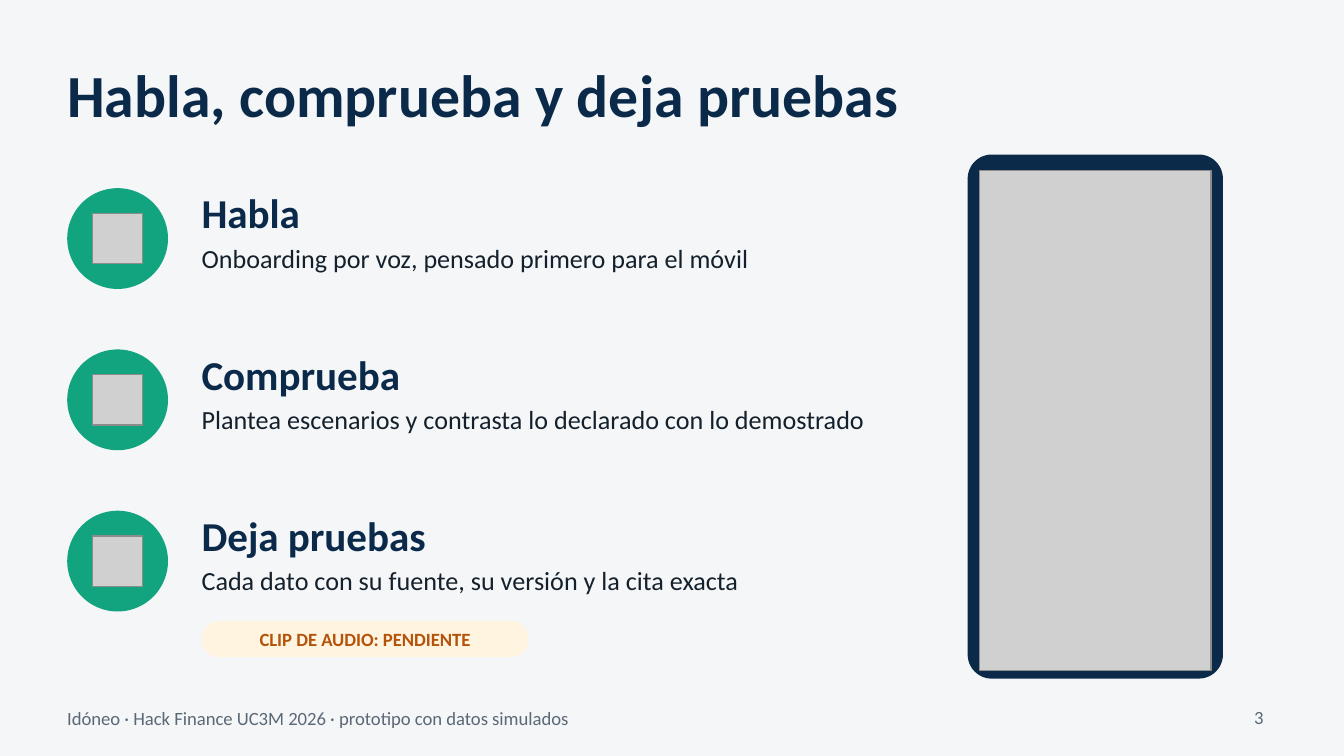
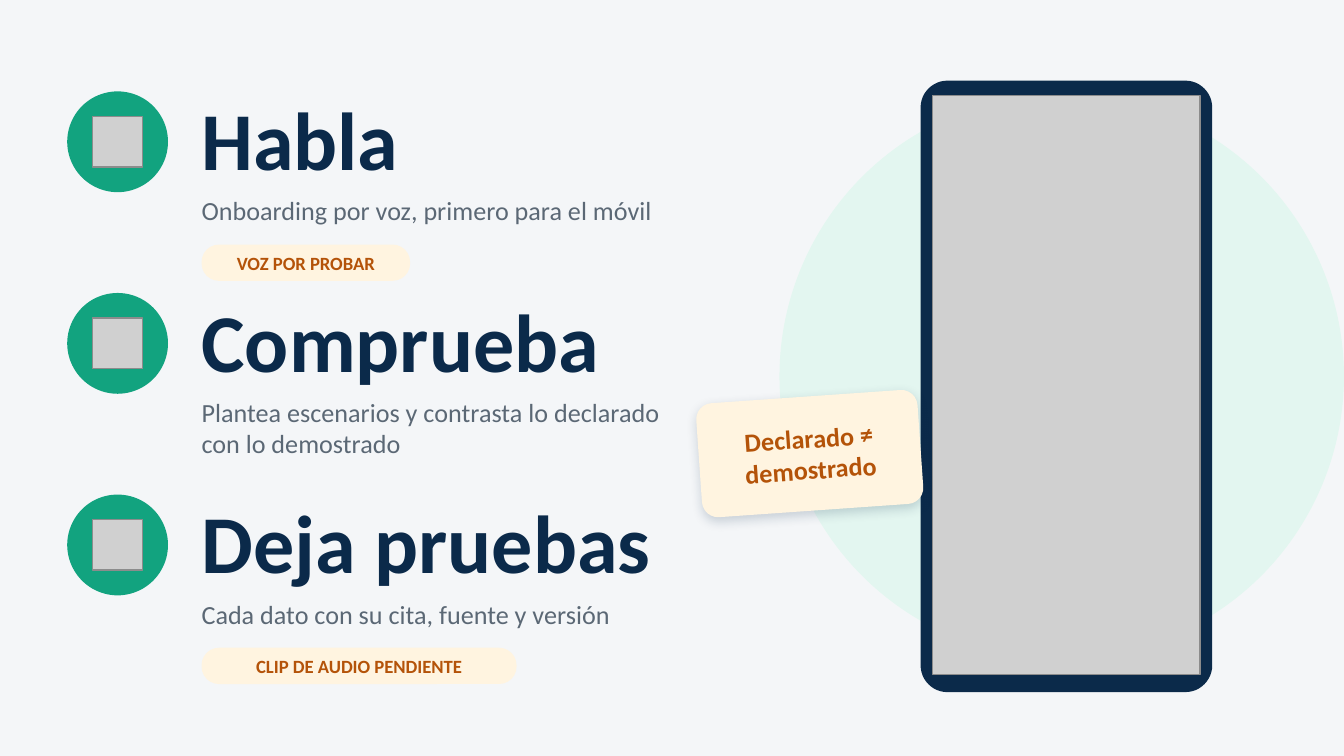
Before and after one commit to fernanrama/idoneo, a slide deck: slide 3 of gestion/comunicacion/Idoneo_presentacion.pptx. Drawn at 1344x756 pixels with LibreOffice and Linux fonts; fonts in the diff are those of the drawing; grey boxes stand for pictures. Boxes give left, top, right and bottom in pixels: in the first picture for what was removed or moved away, otherwise in the second. Text is boxed around its words. In the diff, an @@ line names an element or a change of style, - is before the commit and + after.

```diff
--- a/gestion/comunicacion/Idoneo_presentacion.pptx
+++ b/gestion/comunicacion/Idoneo_presentacion.pptx
@@ title removed at <box>67,75,898,127</box> @@
-Habla, comprueba y deja pruebas
@@ text "Habla": place and size @@
-text "Habla" at <box>202,199,300,229</box>
+text "Habla" at <box>202,112,399,171</box>
@@ rounded rectangle: place and size @@
-rounded rectangle at <box>968,155,1223,679</box>
+rounded rectangle at <box>921,81,1212,692</box>
@@ rounded rectangle at <box>921,81,1212,692</box>: proportions changed @@
@@ ellipse: place and size @@
-ellipse at <box>67,188,168,289</box>
+ellipse at <box>67,91,168,192</box>
@@ picture: place and size @@
-picture at <box>93,214,144,265</box>
+picture at <box>93,117,144,168</box>
@@ ellipse added at <box>780,94,1344,659</box>, fill #E3F6F0 @@
@@ picture: place and size @@
-picture at <box>980,171,1211,671</box>
+picture at <box>933,95,1200,675</box>
@@ text at <box>202,202,651,225</box>: text changed; text colour #14202B to #5B6875 @@
-Onboarding por voz, pensado primero para el móvil
+Onboarding por voz, primero para el móvil
@@ rounded rectangle added at <box>202,245,410,281</box>, fill #FFF4E0, 10 pt, text #B45309, bold @@
+VOZ POR PROBAR
@@ ellipse: place and size @@
-ellipse at <box>67,349,168,450</box>
+ellipse at <box>67,293,168,394</box>
@@ size 22 to 44 pt in 3 elements at <box>202,112,399,171</box>, <box>202,515,651,587</box>, <box>202,314,599,385</box> @@
@@ text "Comprueba": place and size @@
-text "Comprueba" at <box>202,361,400,397</box>
+text "Comprueba" at <box>202,314,599,385</box>
@@ picture: place and size @@
-picture at <box>93,375,144,426</box>
+picture at <box>93,319,144,370</box>
@@ rounded rectangle added at <box>695,389,924,518</box>, fill #FFF4E0, 14 pt, text #B45309, bold @@
+Declarado ≠
+demostrado
@@ text "Plantea escenarios y contrasta lo ...": place and size @@
-text "Plantea escenarios y contrasta lo ..." at <box>202,411,864,434</box>
+text "Plantea escenarios y contrasta lo ..." at <box>202,404,659,453</box>
@@ text "Plantea escenarios y contrasta lo ..." at <box>202,404,659,453</box>: text colour #14202B to #5B6875 @@
@@ ellipse: place and size @@
-ellipse at <box>67,511,168,612</box>
+ellipse at <box>67,495,168,595</box>
@@ text "Deja pruebas": place and size @@
-text "Deja pruebas" at <box>202,522,426,558</box>
+text "Deja pruebas" at <box>202,515,651,587</box>
@@ picture: place and size @@
-picture at <box>93,536,144,587</box>
+picture at <box>93,520,144,571</box>
@@ text at <box>202,606,609,628</box>: text changed; text colour #14202B to #5B6875 @@
-Cada dato con su fuente, su versión y la cita exacta
+Cada dato con su cita, fuente y versión
@@ rounded rectangle "CLIP DE AUDIO PENDIENTE": place and size @@
-rounded rectangle "CLIP DE AUDIO PENDIENTE" at <box>202,621,528,657</box>
+rounded rectangle "CLIP DE AUDIO PENDIENTE" at <box>202,648,516,684</box>
@@ text in rounded rectangle at <box>256,660,462,673</box>: text changed @@
-CLIP DE AUDIO: PENDIENTE
+CLIP DE AUDIO PENDIENTE
@@ text removed at <box>67,712,568,728</box> @@
-Idóneo · Hack Finance UC3M 2026 · prototipo con datos simulados
@@ page number removed at <box>1254,712,1263,724</box> @@
-3
```
Also in this commit, not shown: 3 other slides changed, 4 slides added, 3 slides removed, 5 other files.
